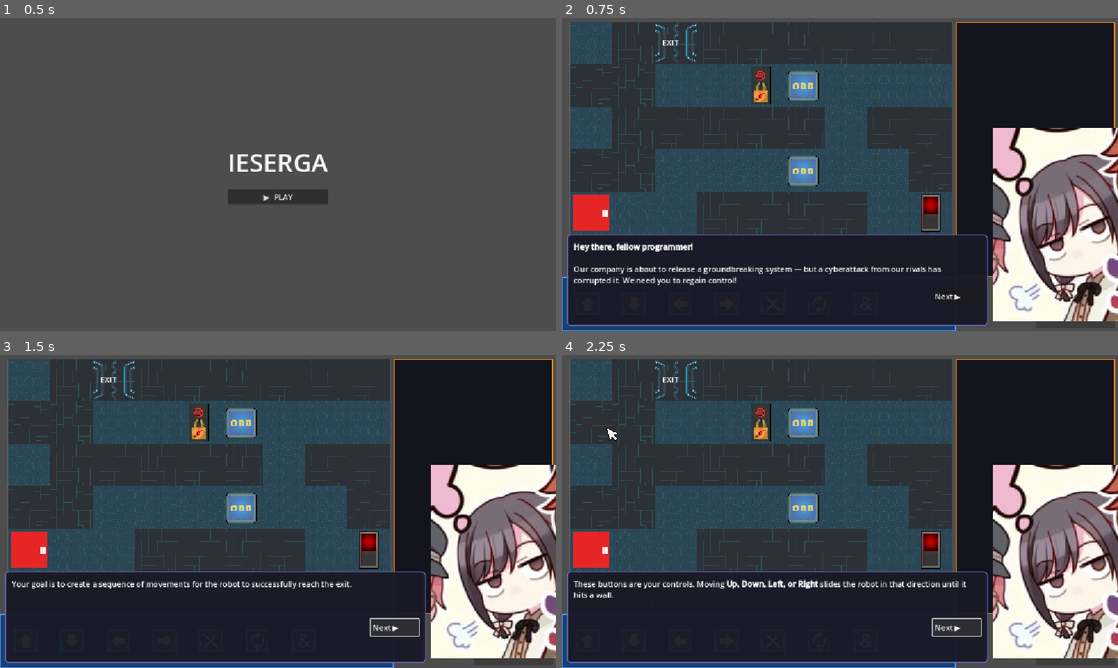
Above: before the commit, frames 1-4 (two rows, left to right).
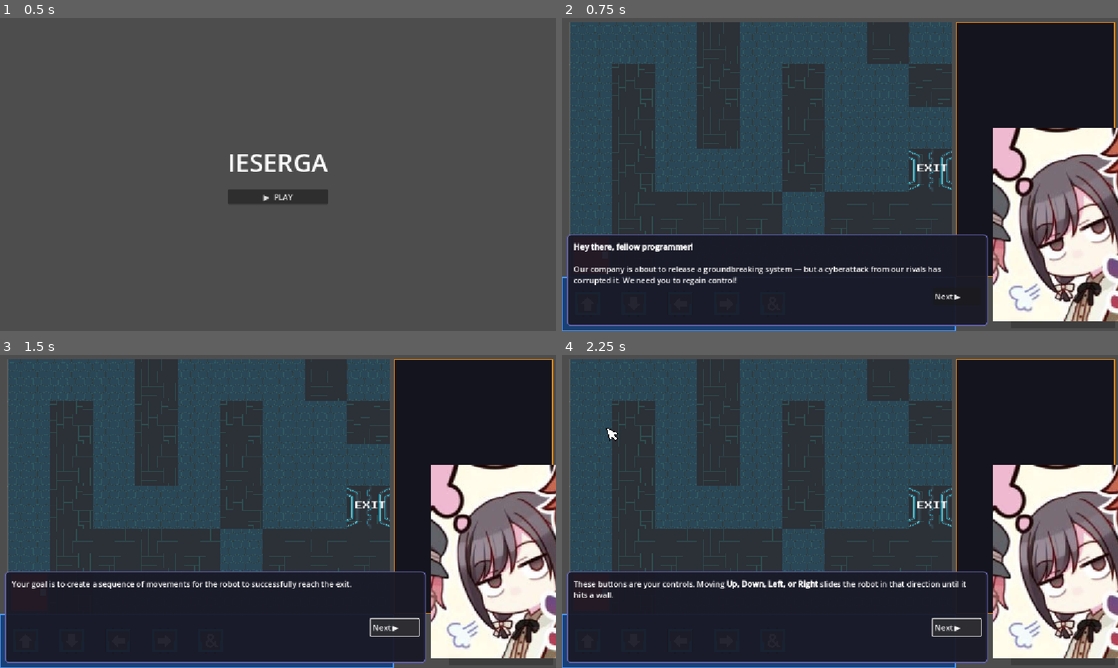
Above: after the commit, the same moments.

Repository: ca-jtsb/machine-learning
Game: Godot game, scene res://scenes/main_menu.tscn
The game is run twice, just before and just after one commit, with the same random seed, the same clock (stepped at 60 frames per second) and the same inputs.
Inputs:
- Up to frame 1 (0.5 s): no input
- Up to frame 2 (0.75 s): click "▶ PLAY" at 0.5 s
- Up to frame 3 (1.5 s): click "Next ▶" at 1.25 s
- Up to frame 4 (2.25 s): click "Next ▶" at 2 s

Frame 1 is identical in both runs. In frame 2, 20% of the frame differs, in the area x 1-71%, y 1-70%; in frame 3, 20%; in frame 4, 20%.

Commit message:
replaced font of command blocks

Diff:
--- a/scenes/level_complete.tscn
+++ b/scenes/level_complete.tscn
@@ -10,10 +10,10 @@
 border_width_bottom = 2
 border_color = Color(0.41568628, 0.41568628, 0.6666667, 1)
 
-[node name="LevelComplete" type="CanvasLayer" unique_id=944356834]
+[node name="LevelComplete" type="CanvasLayer"]
 script = ExtResource("1_hhoem")
 
-[node name="LevelCompletePanel" type="PanelContainer" parent="." unique_id=112425522]
+[node name="LevelCompletePanel" type="PanelContainer" parent="."]
 z_index = 1
 anchors_preset = 8
 anchor_left = 0.5
@@ -28,26 +28,27 @@
 grow_vertical = 2
 theme_override_styles/panel = SubResource("StyleBoxFlat_hhoem")
 
-[node name="VBoxContainer" type="VBoxContainer" parent="LevelCompletePanel" unique_id=620680495]
+[node name="VBoxContainer" type="VBoxContainer" parent="LevelCompletePanel"]
 layout_mode = 2
 theme_override_constants/separation = 20
 alignment = 1
 
-[node name="TitleLabel" type="Label" parent="LevelCompletePanel/VBoxContainer" unique_id=645190770]
+[node name="TitleLabel" type="Label" parent="LevelCompletePanel/VBoxContainer"]
 layout_mode = 2
 theme_override_font_sizes/font_size = 37
 text = "Level Complete!"
 horizontal_alignment = 1
 vertical_alignment = 1
 
-[node name="CenterContainer" type="CenterContainer" parent="LevelCompletePanel/VBoxContainer" unique_id=844152671]
+[node name="CenterContainer" type="CenterContainer" parent="LevelCompletePanel/VBoxContainer"]
 layout_mode = 2
 
-[node name="NextButton" type="Button" parent="LevelCompletePanel/VBoxContainer/CenterContainer" unique_id=1116212531]
+[node name="NextButton" type="Button" parent="LevelCompletePanel/VBoxContainer/CenterContainer"]
 layout_mode = 2
+theme_override_font_sizes/font_size = 13
 text = "▶  Next Level"
 
-[node name="Background" type="ColorRect" parent="." unique_id=283344178]
+[node name="Background" type="ColorRect" parent="."]
 anchors_preset = 15
 anchor_right = 1.0
 anchor_bottom = 1.0
--- a/scenes/main.tscn
+++ b/scenes/main.tscn
@@ -1,8 +1,9 @@
-[gd_scene load_steps=10 format=3 uid="uid://d0fsid0bhbstv"]
+[gd_scene load_steps=11 format=3 uid="uid://d0fsid0bhbstv"]
 
 [ext_resource type="PackedScene" uid="uid://dkxh5kasp4od8" path="res://scenes/robot.tscn" id="1_0wfyh"]
 [ext_resource type="Texture2D" uid="uid://bt5yq4y5f5rh4" path="res://assets/tiles/temp tile map.png" id="1_o5qli"]
 [ext_resource type="Script" uid="uid://1jfagc3gnff7" path="res://scripts/main.gd" id="1_sugp2"]
+[ext_resource type="FontFile" uid="uid://6vx7bd0ue071" path="res://fonts/PressStart2P-Regular.ttf" id="2_tefeu"]
 [ext_resource type="Script" uid="uid://co46v7e045yav" path="res://scripts/grid_drawer.gd" id="4_jyhfs"]
 [ext_resource type="Script" uid="uid://d4k7l1mypamwp" path="res://scripts/block_manager.gd" id="5_tbgi4"]
 
@@ -92,6 +93,7 @@
 theme_override_constants/separation = 8
 
 [node name="BackspaceButton" type="Button" parent="UI"]
+visible = false
 anchors_preset = 3
 anchor_left = 1.0
 anchor_top = 1.0
@@ -117,6 +119,7 @@
 offset_bottom = -6.0
 grow_horizontal = 0
 grow_vertical = 0
+theme_override_fonts/font = ExtResource("2_tefeu")
 text = "▶ RUN PROGRAM"
 
 [node name="ActionCounterPanel" type="PanelContainer" parent="UI"]
--- a/scripts/block_manager.gd
+++ b/scripts/block_manager.gd
@@ -131,10 +131,10 @@
 func _spawn_portal(cell: Vector2i) -> void:
 	var c := _make_base_node(cell, "PORTAL_%d_%d" % [cell.x, cell.y])
 	_add_sprite(c, TEX_PORTAL, "Tex")
-	var lbl      := Label.new()
-	lbl.text      = "EXIT"
-	lbl.position  = Vector2(TILE_SIZE * 0.18, TILE_SIZE * 0.35)
-	lbl.add_theme_font_size_override("font_size", 16)
+	var lbl := Label.new()
+	lbl.text = "EXIT"
+	lbl.position = Vector2(TILE_SIZE * 0.18, TILE_SIZE * 0.35)
+	GameConfig.apply(lbl, 16)
 	lbl.add_theme_color_override("font_color", Color.WHITE)
 	c.add_child(lbl)
 
--- a/scripts/main.gd
+++ b/scripts/main.gd
@@ -22,10 +22,10 @@
 
 # ── Level list ─────────────────────────────────────────────────────────────────
 @export var levels : Array[String] = [
-	#"res://levels/level_1.tres",
-	#"res://levels/level_2.tres",
-	#"res://levels/level_3.tres",
-	#"res://levels/level_4.tres",
+	"res://levels/level_1.tres",
+	"res://levels/level_2.tres",
+	"res://levels/level_3.tres",
+	"res://levels/level_4.tres",
 	"res://levels/level_5.tres",
 	"res://levels/level_6.tres",
 	"res://levels/level_7.tres",
@@ -533,7 +533,7 @@
 	# Show Phase 1 new elements
 	if _std_panel:      _std_panel.visible      = true
 	if _bottom_palette: _bottom_palette.visible = true
-	$UI/BackspaceButton.visible    = true
+	$UI/BackspaceButton.visible    = false
 	$UI/RunButton.visible          = true
 	$UI/ActionCounterPanel.visible = true
 
@@ -549,7 +549,7 @@
 	if _bottom_palette: _bottom_palette.visible = false
 
 	# Show Phase 2 elements
-	$UI/BackspaceButton.visible    = true
+	$UI/BackspaceButton.visible    = false
 	$UI/RunButton.visible          = true
 	$UI/ActionCounterPanel.visible = false
 	if _if_else_panel: _if_else_panel.visible = true
@@ -1540,7 +1540,7 @@
 				child.add_theme_stylebox_override("hover", sty_hover)
 				child.add_theme_stylebox_override("pressed", sty)
 			else:
-				# Restore original orange OUTLINE style (transparent fill)
+				# Restore original style (transparent fill)
 				var sty := StyleBoxFlat.new()
 				sty.bg_color = Color(0, 0, 0, 0)  # ← Transparent (no fill)
 				sty.border_color = Color(0, 0, 0, 0)  # Orange border
--- a/scripts/repeat_if_else_block.gd
+++ b/scripts/repeat_if_else_block.gd
@@ -105,6 +105,7 @@
 	_repeat_spin.size_flags_horizontal = Control.SIZE_SHRINK_BEGIN
 	_repeat_spin.editable  = not repeat_fixed
 	_repeat_spin.suffix    = "×"
+	GameConfig.apply(_repeat_spin.get_line_edit(), 11)  # ← ADD THIS LINE
 	_repeat_spin.value_changed.connect(func(_v): changed.emit())
 	_repeat_spin.get_line_edit().text_submitted.connect(_on_repeat_text_submitted)
 	_repeat_spin.get_line_edit().focus_exited.connect(_on_repeat_focus_exited)
@@ -303,7 +304,7 @@
 	var l := Label.new()
 	l.text = text
 	l.add_theme_color_override("font_color", color)
-	l.add_theme_font_size_override("font_size", font_sz)
+	GameConfig.apply(l, font_sz)
 	if bold:
 		pass  # bold via theme not easily set at runtime; kept for future
 	parent.add_child(l)
@@ -312,14 +313,14 @@
 	var l := Label.new()
 	l.text = text
 	l.add_theme_color_override("font_color", COLOR_VAL)
-	l.add_theme_font_size_override("font_size", 12)
+	GameConfig.apply(l, 11)  # ← CHANGE: use GameConfig.apply instead of just font_size
 	return l
 
 func _make_dropdown(options: Array[String]) -> OptionButton:
 	var ob := OptionButton.new()
 	ob.size_flags_horizontal = Control.SIZE_SHRINK_BEGIN
 	ob.custom_minimum_size = Vector2(0, 26)
-	ob.add_theme_font_size_override("font_size", 12)
+	GameConfig.apply(ob, 11)
 	for opt in options:
 		ob.add_item(opt)
 	return ob
Not shown: 1 places in scenes/level_complete.tscn that only renumber resources
